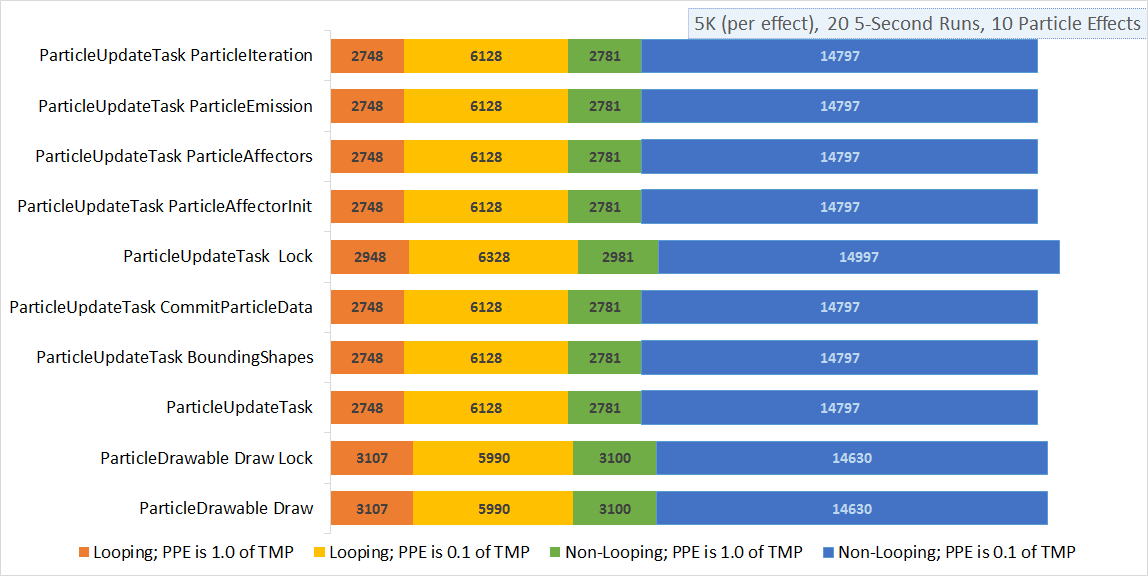
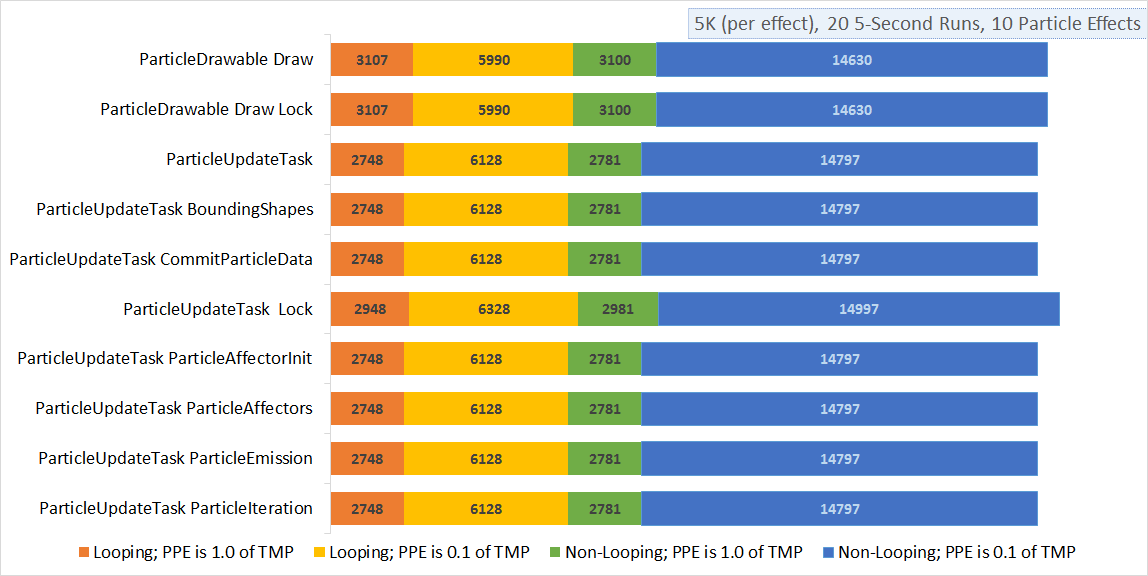
Layers edited between the first and the second 1148x576 image:
added layer "Layer 5" above "Layer 4" over [10, 30, 1060, 526]
